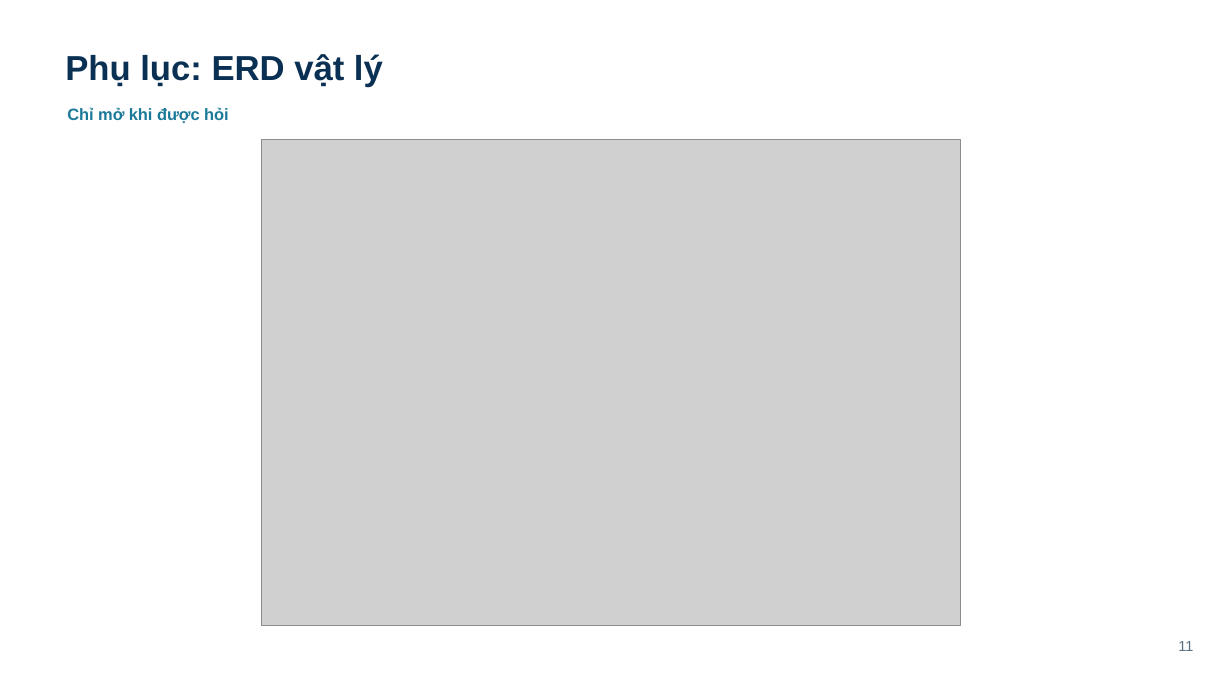
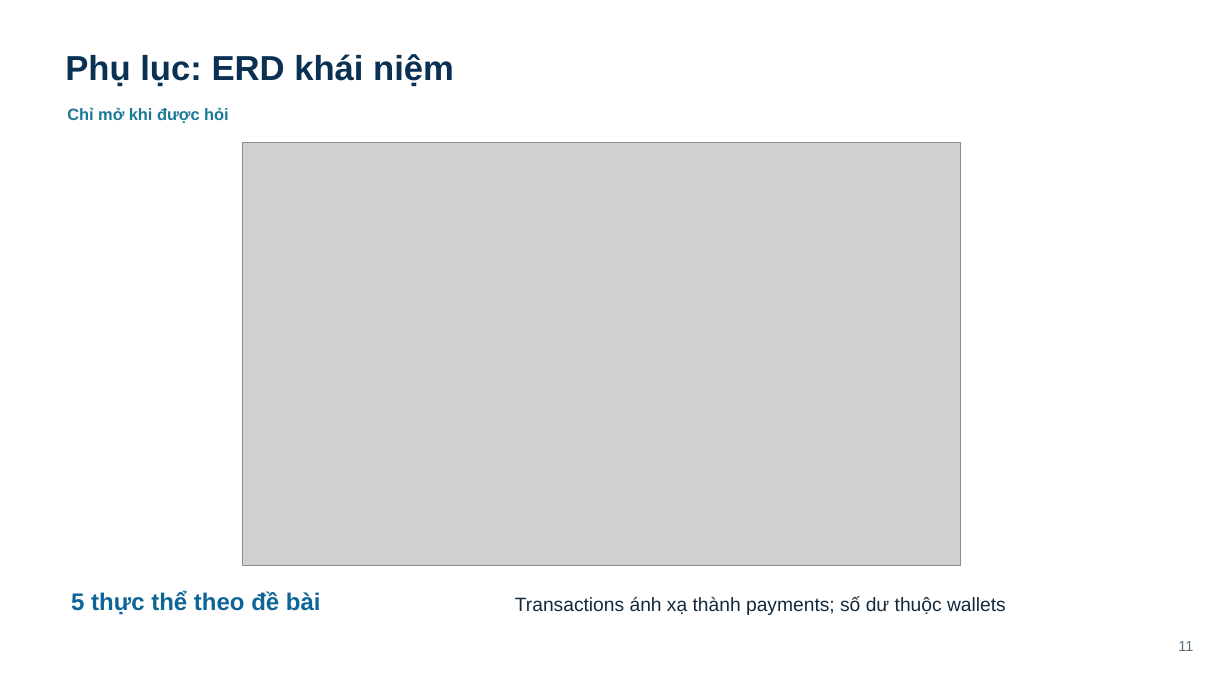
Before and after one commit to thinh170405/tdtu-ibanking-tuition-payment, a slide deck: slide 11 of bao-cao/slides/ibanking-thuyet-trinh-giua-ky-vi.pptx. Drawn at 1232x693 pixels with LibreOffice and Linux fonts; fonts in the diff are those of the drawing; grey boxes stand for pictures. Boxes give left, top, right and bottom in pixels: in the first picture for what was removed or moved away, otherwise in the second. Text is boxed around its words. In the diff, an @@ line names an element or a change of style, - is before the commit and + after.

```diff
--- a/bao-cao/slides/ibanking-thuyet-trinh-giua-ky-vi.pptx
+++ b/bao-cao/slides/ibanking-thuyet-trinh-giua-ky-vi.pptx
@@ text at <box>65,54,454,87</box>: text changed @@
-Phụ lục: ERD vật lý
+Phụ lục: ERD khái niệm
@@ picture: place and size @@
-picture at <box>262,140,960,626</box>
+picture at <box>242,142,961,566</box>
@@ text added at <box>71,591,321,615</box>, 18.8 pt, text #0D6597, bold @@
+5 thực thể theo đề bài
@@ text added at <box>515,596,1006,615</box>, 15 pt, text #142A3C @@
+Transactions ánh xạ thành payments; số dư thuộc wallets
```
Also in this commit, not shown: 1 slide added, 1 slide removed.
